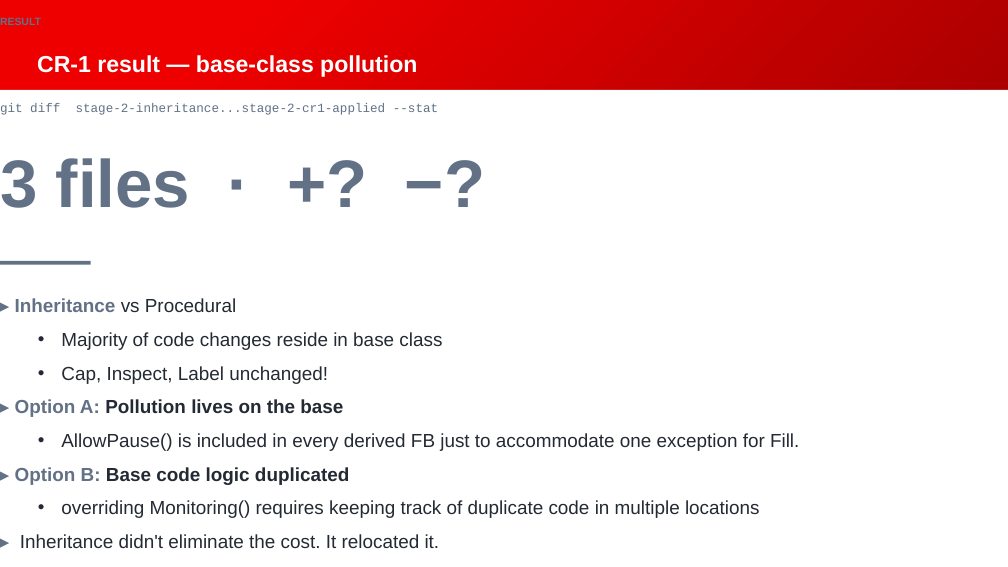
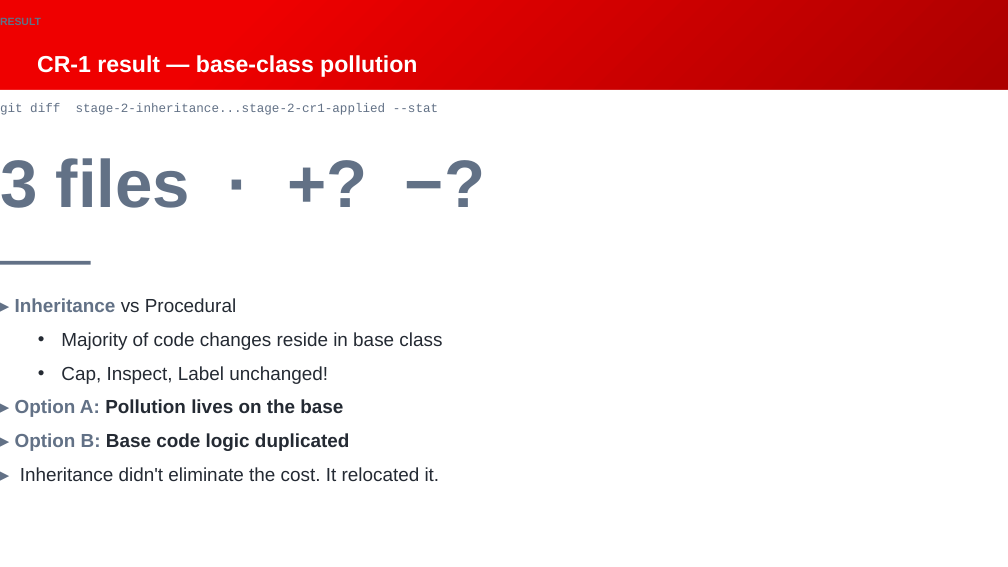
Before and after one commit to Beckhoff-USA-Community/Procedural_To_SOLID, a slide deck: slide 42 of presentation/NEM2026_workshop.pptx. Drawn at 1008x567 pixels with LibreOffice and Linux fonts; fonts in the diff are those of the drawing; background and template pictures are left out. Boxes give left, top, right and bottom in pixels: in the first picture for what was removed or moved away, otherwise in the second. Text is boxed around its words. In the diff, an @@ line names an element or a change of style, - is before the commit and + after.

```diff
--- a/presentation/NEM2026_workshop.pptx
+++ b/presentation/NEM2026_workshop.pptx
@@ text at bbox=[61, 433, 799, 451]: paragraph removed @@
-  • AllowPause() is included in every derived FB just to accommodate one exception for Fill.
@@ text at bbox=[61, 500, 760, 518]: paragraph removed @@
-  • overriding Monitoring() requires keeping track of duplicate code in multiple locations
```
